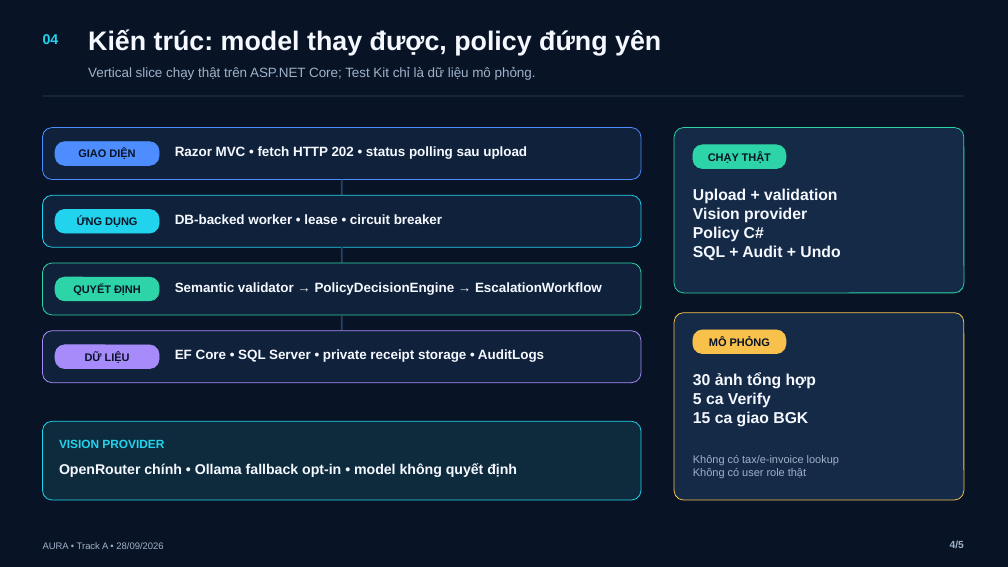
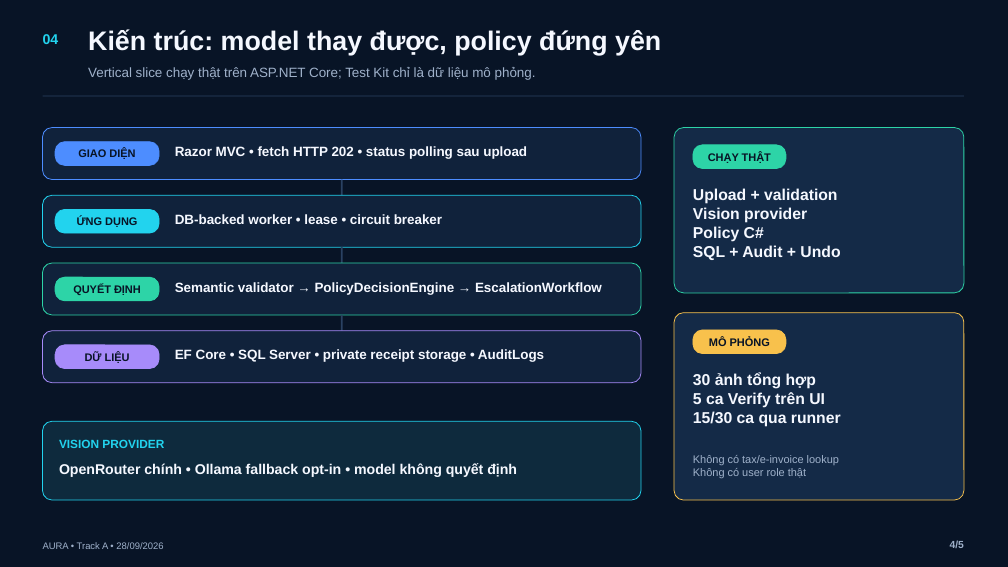
Before and after one commit to BondPhuPhamzZ/AURA, a slide deck: slide 4 of AURA/submission/AURA_5_SLIDES.pptx. Drawn at 1008x567 pixels with LibreOffice and Linux fonts; fonts in the diff are those of the drawing. Boxes give left, top, right and bottom in pixels: in the first picture for what was removed or moved away, otherwise in the second. Text is boxed around its words. In the diff, an @@ line names an element or a change of style, - is before the commit and + after.

```diff
--- a/AURA/submission/AURA_5_SLIDES.pptx
+++ b/AURA/submission/AURA_5_SLIDES.pptx
@@ text at bbox=[693, 392, 841, 427]: text changed @@
-5 ca Verify
-15 ca giao BGK
+5 ca Verify trên UI
+15/30 ca qua runner
```
Also in this commit, not shown: 1 other slide changed, 16 other files.
